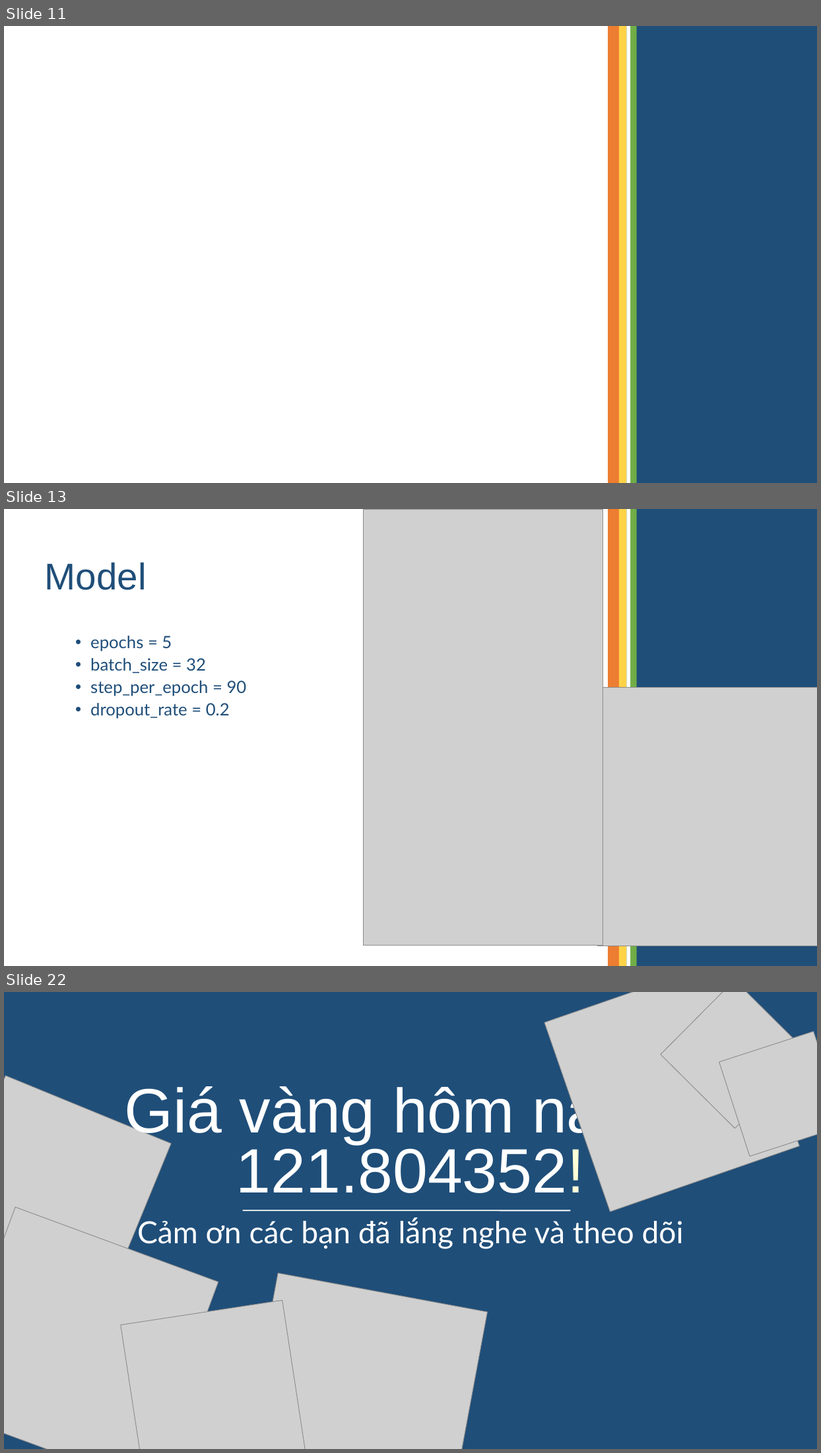
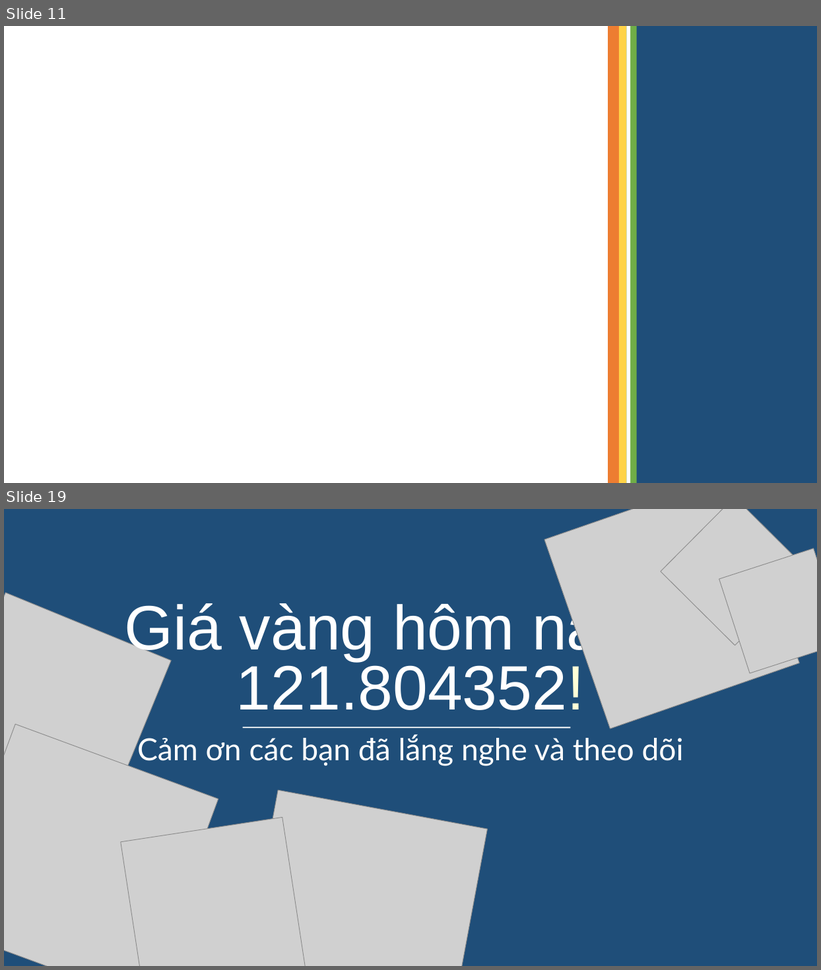
Before and after one commit to izzeroone/gold-prediction, a slide deck: slide.odp. Shown one above the other, each under a label of ours: slides 11, 13 and 22 before the commit, slides 11 and 19 after it; the slides between them are not shown. The pictures are 821x1453 and 821x970 pixels, drawn with LibreOffice and Linux fonts; fonts in the diff are those of the drawing; grey boxes stand for pictures; background and template pictures are left out. Boxes give left, top, right and bottom in pixels: in the first picture for what was removed or moved away, otherwise in the second. Text is boxed around its words. In the diff, an @@ line names an element or a change of style, - is before the commit and + after.

```diff
--- a/slide.odp
+++ b/slide.odp
@@ slide 13 removed at (4, 509, 817, 966), background #FFFFFF @@
@@ picture removed at (363, 509, 603, 946) @@
@@ group removed at (608, 509, 817, 966): 5 rectangles @@
@@ title removed at (45, 562, 147, 590) @@
-Model
@@ text removed at (90, 636, 247, 719) @@
-  • epochs = 5
-  • batch_size = 32
-  • step_per_epoch = 90
-  • dropout_rate = 0.2
@@ picture removed at (597, 687, 817, 947) @@
@@ what was slide 22 is now slide 19 @@
```
Also in this commit, not shown: 7 slides changed, 2 other slides removed.
